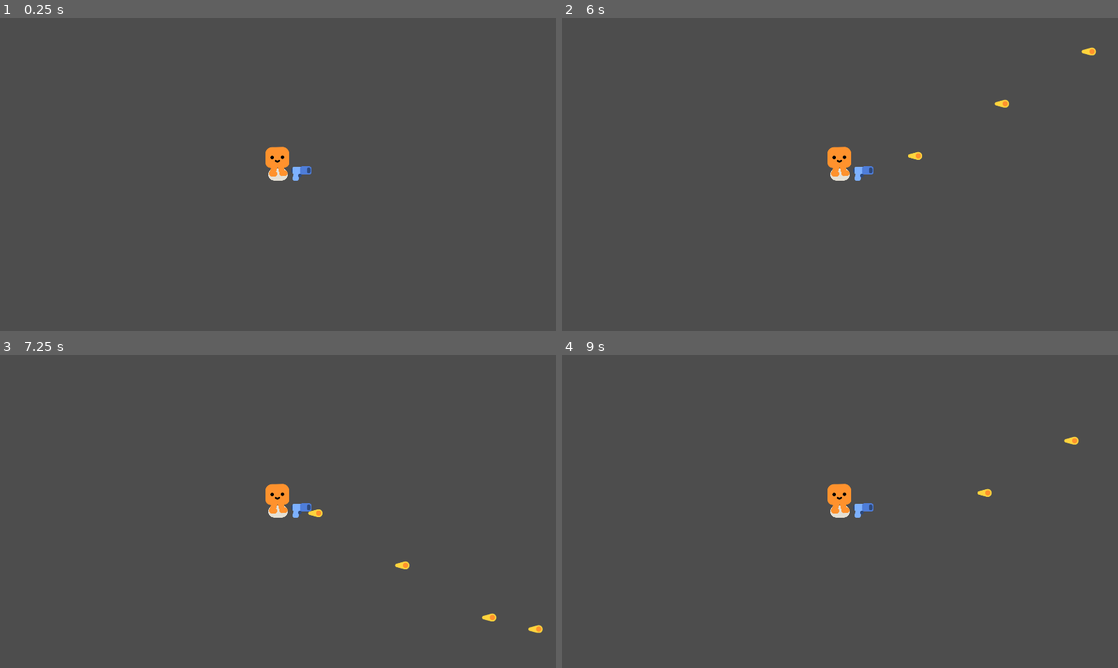
Above: before the commit, frames 1-4 (two rows, left to right).
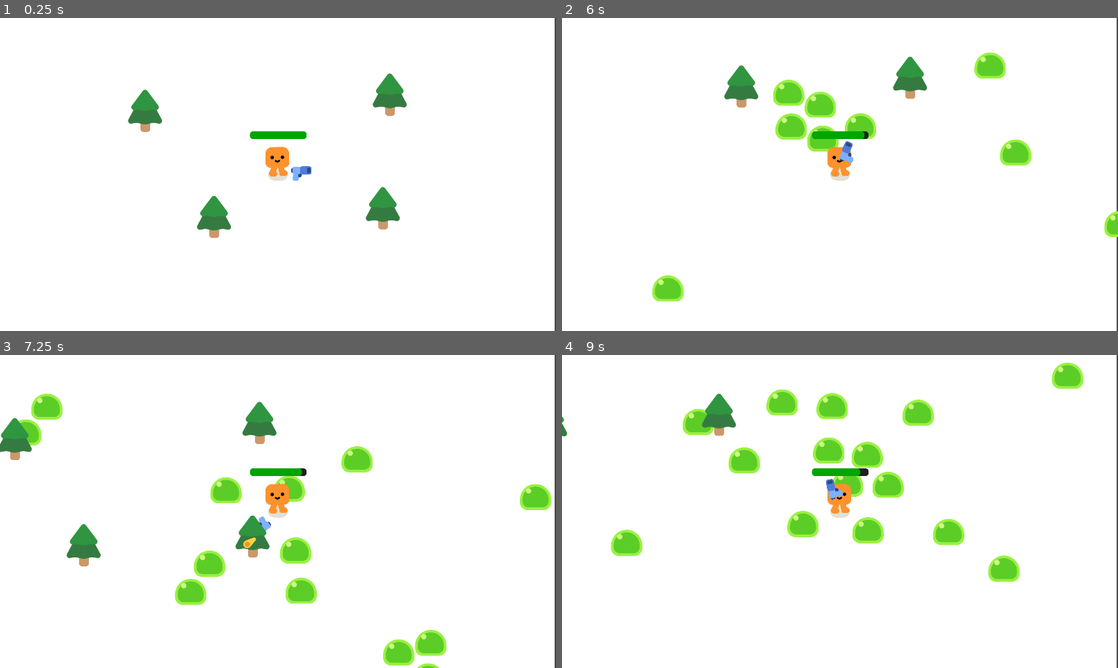
Above: after the commit, the same moments.

Repository: budynkoks/Projekt-gry
Game: Godot game, scene res://game.tscn
Same seed, same stepped clock (60 frames per second), same inputs: the game is played once before the commit and once after it. Before the commit the project starts from res://player.tscn.
Inputs:
- Up to frame 1 (0.25 s): no input
- Up to frame 2 (6 s): tap Enter at 0.5 s; hold D (move_right) 0.53-1.28 s; hold S (move_down) 1.28-2.03 s; hold D (move_right) 2.03-2.78 s; hold W (move_up) 2.78-3.53 s; hold A (move_left) 3.53-5.03 s; hold S (move_down) 5.03-5.78 s; hold D (move_right) from 5.78 s (still down)
- Up to frame 3 (7.25 s): release D (move_right) at 6.53 s; hold W (move_up) from 6.53 s (still down)
- Up to frame 4 (9 s): release W (move_up) at 7.28 s; hold D (move_right) 7.28-8.03 s; hold S (move_down) 8.03-8.78 s; hold A (move_left) from 8.78 s (still down)

The runs differ from the first frame. In frame 1, 99% of the frame differs, in the area x 0-100%, y 0-100%; in frame 2, 99%; in frame 3, 99%; in frame 4, 99%.

Commit message:
Dodano zdrowie gracza, game over screen

Diff:
--- a/enemy.gd
+++ b/enemy.gd
@@ -8,7 +8,7 @@
 
 func _physics_process(delta):
 	var direction = global_position.direction_to(player.global_position)
-	velocity = direction * 300.0
+	velocity = direction * 200.0
 	move_and_slide()
 
 func take_damage():
--- /dev/null
+++ b/game.gd
@@ -0,0 +1,18 @@
+extends Node2D
+
+
+func spawn_mob():
+	var new_mob = preload("res://enemy.tscn").instantiate()
+	%PathFollow2D.progress_ratio = randf()
+	new_mob.global_position = %PathFollow2D.global_position
+	add_child(new_mob)
+
+
+
+func _on_timer_timeout() -> void:
+	spawn_mob()
+
+
+func _on_player_health_depleted() -> void:
+	%GameOver.visible = true
+	get_tree().paused = true
--- a/game.tscn
+++ b/game.tscn
@@ -1,13 +1,20 @@
 [gd_scene format=3 uid="uid://b3u84076due2"]
 
+[ext_resource type="Script" uid="uid://bl4hswo7yuuv2" path="res://game.gd" id="1_fc0e3"]
 [ext_resource type="PackedScene" uid="uid://c1sx7bic4uhdj" path="res://player.tscn" id="2_feb5d"]
-[ext_resource type="PackedScene" uid="uid://v45siqi72g4b" path="res://enemy.tscn" id="3_fc0e3"]
 [ext_resource type="PackedScene" uid="uid://clc5auq0sbo8r" path="res://object.tscn" id="3_feb5d"]
 
 [sub_resource type="ImageTexture" id="ImageTexture_feb5d"]
 
+[sub_resource type="Curve2D" id="Curve2D_feb5d"]
+_data = {
+"points": PackedVector2Array(0, 0, 0, 0, -159, -143, 0, 0, 0, 0, 2047, -99, 0, 0, 0, 0, 2060, 1179, 0, 0, 0, 0, -181, 1166, 0, 0, 0, 0, -159, -143)
+}
+point_count = 5
+
 [node name="Game" type="Node2D" unique_id=721533776]
 y_sort_enabled = true
+script = ExtResource("1_fc0e3")
 
 [node name="CanvasLayer" type="CanvasLayer" parent="." unique_id=63616139]
 layer = -1
@@ -25,6 +32,15 @@
 [node name="Player" parent="." unique_id=1227242896 instance=ExtResource("2_feb5d")]
 position = Vector2(789, 456)
 
+[node name="Path2D" type="Path2D" parent="Player" unique_id=2106131922]
+position = Vector2(-789, -456)
+curve = SubResource("Curve2D_feb5d")
+
+[node name="PathFollow2D" type="PathFollow2D" parent="Player/Path2D" unique_id=375664096]
+unique_name_in_owner = true
+position = Vector2(-159, -143)
+rotation = 0.01994296
+
 [node name="StaticBody2D" parent="." unique_id=258018503 instance=ExtResource("3_feb5d")]
 position = Vector2(330, 296)
 
@@ -37,8 +53,37 @@
 [node name="StaticBody2D4" parent="." unique_id=478412148 instance=ExtResource("3_feb5d")]
 position = Vector2(1151, 632)
 
-[node name="Enemy" parent="." unique_id=1275296348 instance=ExtResource("3_fc0e3")]
-position = Vector2(448, 442)
+[node name="Timer" type="Timer" parent="." unique_id=1082956497]
+wait_time = 0.3
+autostart = true
 
-[node name="Enemy2" parent="." unique_id=1963950227 instance=ExtResource("3_fc0e3")]
-position = Vector2(964, 240)
+[node name="GameOver" type="CanvasLayer" parent="." unique_id=1121719216]
+unique_name_in_owner = true
+visible = false
+
+[node name="ColorRect" type="ColorRect" parent="GameOver" unique_id=203224841]
+anchors_preset = 15
+anchor_right = 1.0
+anchor_bottom = 1.0
+grow_horizontal = 2
+grow_vertical = 2
+color = Color(0, 0, 0, 0.5176471)
+
+[node name="Label" type="Label" parent="GameOver/ColorRect" unique_id=1057040176]
+layout_mode = 1
+anchors_preset = 8
+anchor_left = 0.5
+anchor_top = 0.5
+anchor_right = 0.5
+anchor_bottom = 0.5
+offset_left = -46.0
+offset_top = -11.5
+offset_right = 46.0
+offset_bottom = 11.5
+grow_horizontal = 2
+grow_vertical = 2
+theme_override_font_sizes/font_size = 198
+text = "GAME OVER"
+
+[connection signal="health_depleted" from="Player" to="." method="_on_player_health_depleted"]
+[connection signal="timeout" from="Timer" to="." method="_on_timer_timeout"]
--- a/gun.tscn
+++ b/gun.tscn
@@ -15,6 +15,7 @@
 shape = SubResource("CircleShape2D_dk5gl")
 
 [node name="WeaponPivot" type="Marker2D" parent="." unique_id=2004966679]
+unique_name_in_owner = true
 
 [node name="Pistol" type="Sprite2D" parent="WeaponPivot" unique_id=935041806]
 position = Vector2(81, -3)
--- a/player.gd
+++ b/player.gd
@@ -1,6 +1,18 @@
 extends CharacterBody2D
+
+signal health_depleted
+
+var health = 100.0
 
 func _physics_process(delta):
 	var direction = Input.get_vector("move_left","move_right","move_up","move_down")
 	velocity = direction * 600
 	move_and_slide()
+
+	const DAMAGE_RATE = 5.0
+	var overlapping_mobs = %HurtBox.get_overlapping_bodies()
+	if overlapping_mobs.size() > 0:
+		health -= DAMAGE_RATE* overlapping_mobs.size() * delta
+		%ProgressBar.value = health
+		if health <= 0.0:
+			health_depleted.emit()
--- a/player.tscn
+++ b/player.tscn
@@ -7,7 +7,25 @@
 [sub_resource type="CircleShape2D" id="CircleShape2D_onrkg"]
 radius = 36.124783
 
+[sub_resource type="CircleShape2D" id="CircleShape2D_i3pqv"]
+radius = 38.12
+
+[sub_resource type="StyleBoxFlat" id="StyleBoxFlat_i3pqv"]
+bg_color = Color(0.13177821, 0.13046971, 0.11643762, 1)
+corner_radius_top_left = 12
+corner_radius_top_right = 12
+corner_radius_bottom_right = 12
+corner_radius_bottom_left = 12
+
+[sub_resource type="StyleBoxFlat" id="StyleBoxFlat_hqtel"]
+bg_color = Color(0, 0.64705884, 0, 1)
+corner_radius_top_left = 12
+corner_radius_top_right = 12
+corner_radius_bottom_right = 12
+corner_radius_bottom_left = 12
+
 [node name="Player" type="CharacterBody2D" unique_id=1227242896]
+motion_mode = 1
 script = ExtResource("1_onrkg")
 
 [node name="HappyBoo" parent="." unique_id=1091727253 instance=ExtResource("1_4flbx")]
@@ -18,3 +36,24 @@
 [node name="Camera2D" type="Camera2D" parent="." unique_id=553186750]
 
 [node name="Gun" parent="." unique_id=813698784 instance=ExtResource("3_i3pqv")]
+
+[node name="HurtBox" type="Area2D" parent="." unique_id=1595593108]
+unique_name_in_owner = true
+collision_layer = 0
+collision_mask = 2
+
+[node name="CollisionShape2D" type="CollisionShape2D" parent="HurtBox" unique_id=1537752125]
+shape = SubResource("CircleShape2D_i3pqv")
+debug_color = Color(0.9125944, 0.24163872, 0.4331456, 0.41960785)
+
+[node name="ProgressBar" type="ProgressBar" parent="." unique_id=944621687]
+unique_name_in_owner = true
+offset_left = -97.0
+offset_top = -149.0
+offset_right = 99.0
+offset_bottom = -122.0
+theme_override_styles/background = SubResource("StyleBoxFlat_i3pqv")
+theme_override_styles/fill = SubResource("StyleBoxFlat_hqtel")
+value = 100.0
+rounded = true
+show_percentage = false
--- a/project.godot
+++ b/project.godot
@@ -75,7 +75,7 @@
 [application]
 
 config/name="Gra survivors"
-run/main_scene="uid://c1sx7bic4uhdj"
+run/main_scene="uid://b3u84076due2"
 config/features=PackedStringArray("4.6", "Forward Plus")
 config/icon="res://icon.png"
 
@@ -91,7 +91,7 @@
 
 [editor_plugins]
 
-enabled=PackedStringArray("res://addons/colorpicker_presets/plugin.cfg")
+enabled=PackedStringArray()
 
 [input]
 
Not shown, added: game.gd.uid
